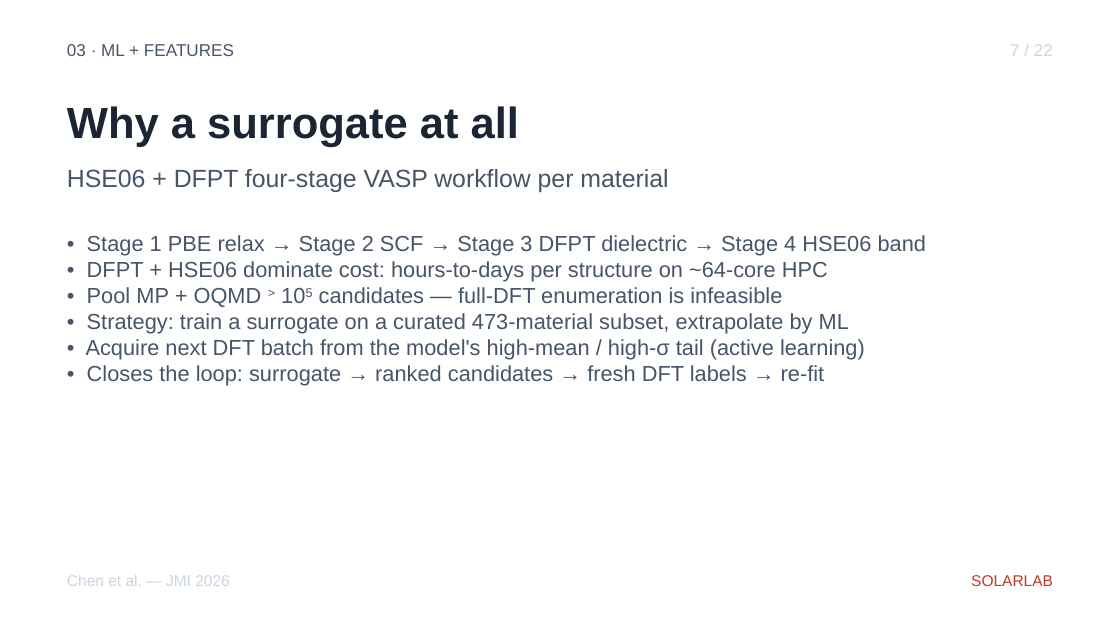
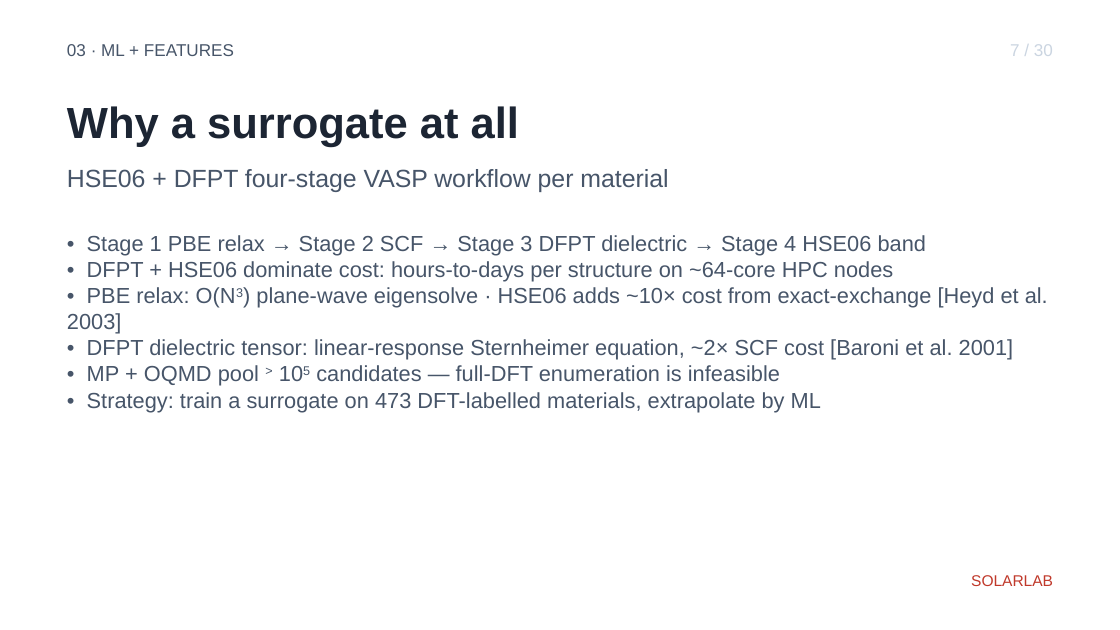
Before and after one commit to ShaneLogic/SolarLab, a slide deck: slide 10 of presentations/jmi-2026/output/jmi-2026.pptx. Drawn at 1120x630 pixels with LibreOffice and Linux fonts; fonts in the diff are those of the drawing. Boxes give left, top, right and bottom in pixels: in the first picture for what was removed or moved away, otherwise in the second. Text is boxed around its words. In the diff, an @@ line names an element or a change of style, - is before the commit and + after.

```diff
--- a/presentations/jmi-2026/output/jmi-2026.pptx
+++ b/presentations/jmi-2026/output/jmi-2026.pptx
@@ text at [1010, 44, 1053, 56]: text changed @@
-7 / 22
+7 / 30
@@ text at [67, 261, 1048, 412]: text changed @@
-• DFPT + HSE06 dominate cost: hours-to-days per structure on ~64-core HPC
-• Pool MP + OQMD > 105 candidates — full-DFT enumeration is infeasible
-• Strategy: train a surrogate on a curated 473-material subset, extrapolate by ML
-• Acquire next DFT batch from the model's high-mean / high-σ tail (active learning)
-• Closes the loop: surrogate → ranked candidates → fresh DFT labels → re-fit
+• DFPT + HSE06 dominate cost: hours-to-days per structure on ~64-core HPC nodes
+• PBE relax: O(N3) plane-wave eigensolve · HSE06 adds ~10× cost from exact-exchange [Heyd et al. 2003]
+• DFPT dielectric tensor: linear-response Sternheimer equation, ~2× SCF cost [Baroni et al. 2001]
+• MP + OQMD pool > 105 candidates — full-DFT enumeration is infeasible
+• Strategy: train a surrogate on 473 DFT-labelled materials, extrapolate by ML
@@ text removed at [67, 575, 230, 586] @@
-Chen et al. — JMI 2026
```
Also in this commit, not shown: 19 other slides changed, 9 slides added, 1 slide removed, 2 other files.
